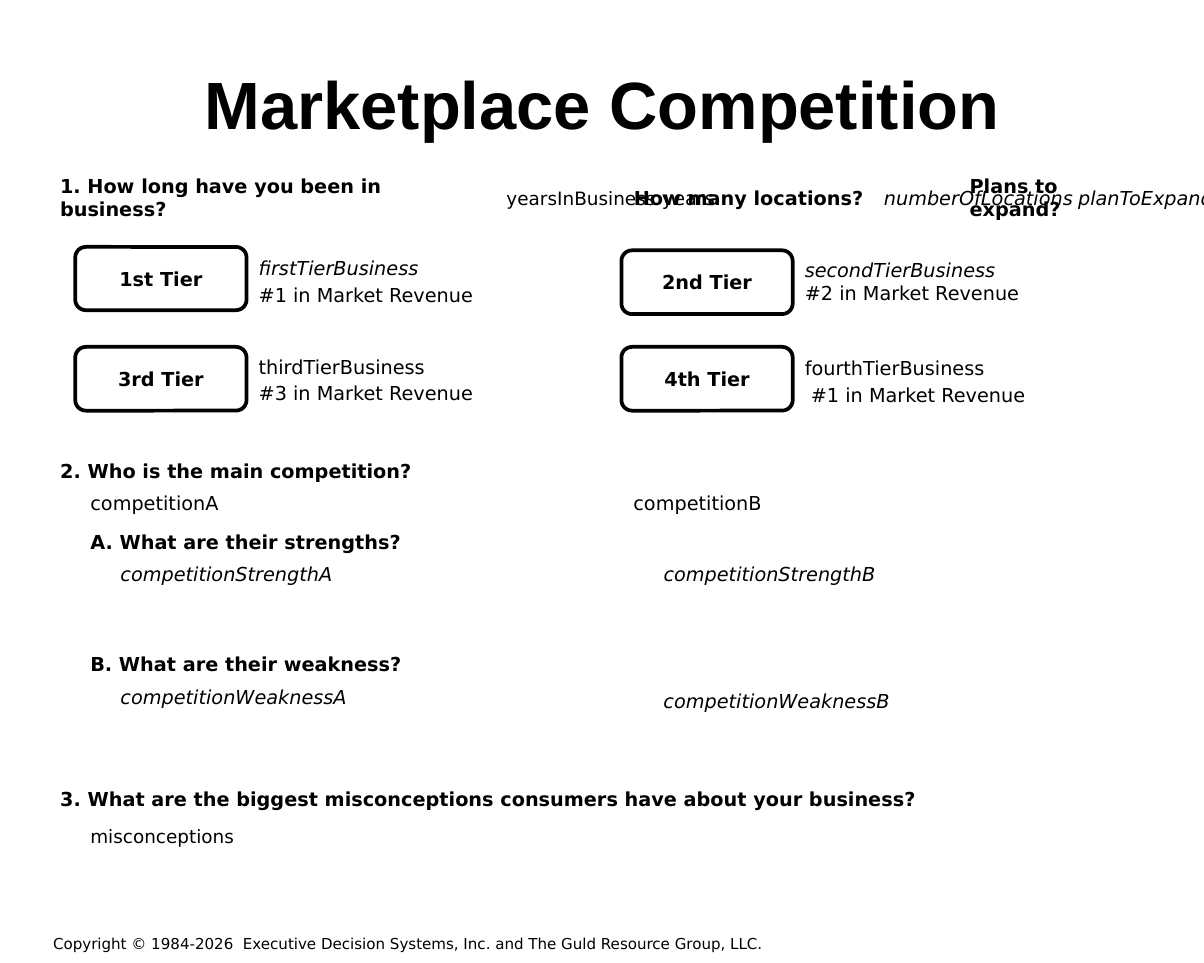
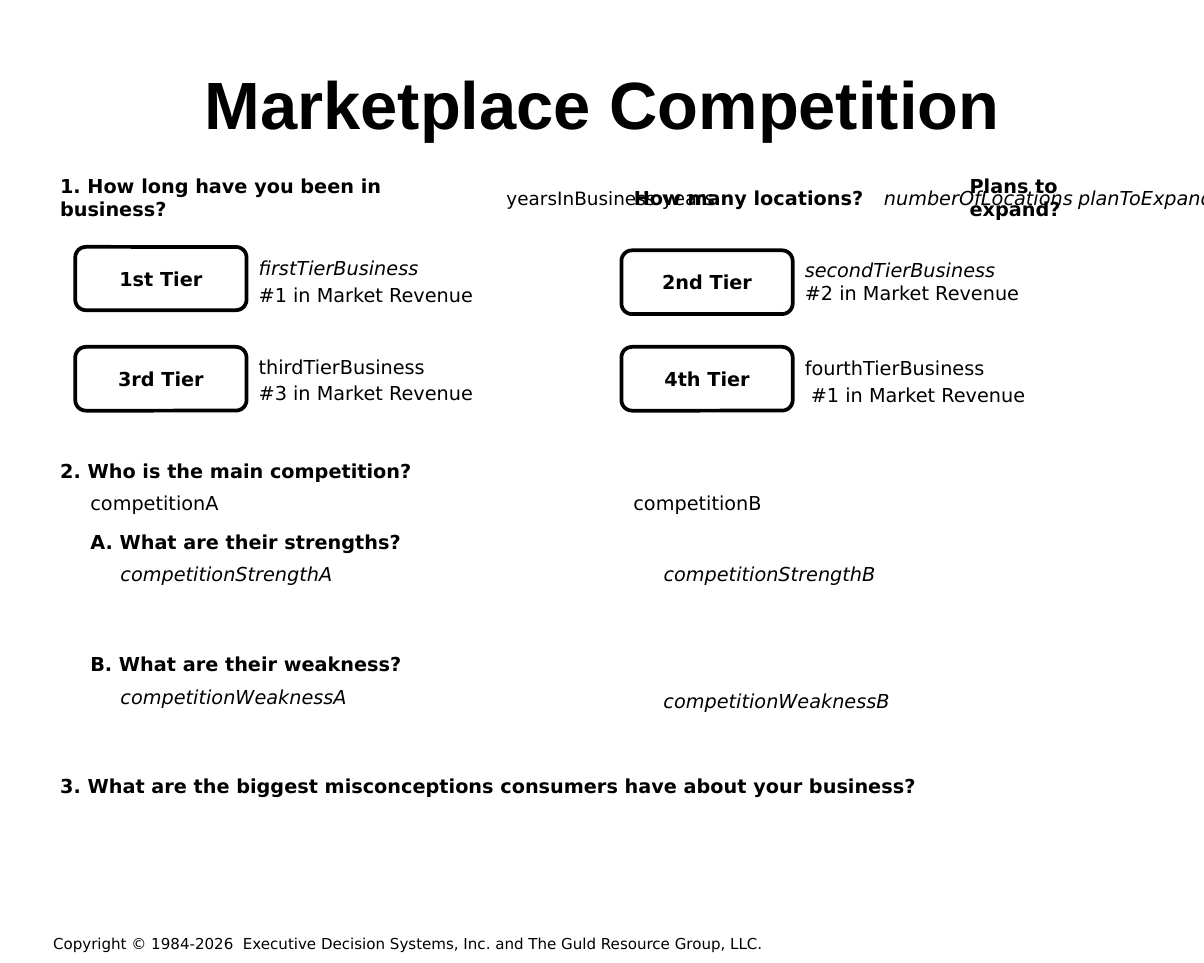
Before and after one commit to hintonandrew510/wizardfrontend, a slide deck: slide 3 of mavenprojectSCR/src/main/resources/powerpointtemplate/tvTemplate.pptx. Drawn at 1204x963 pixels with LibreOffice and Linux fonts; fonts in the diff are those of the drawing; background and template pictures are left out. Boxes give left, top, right and bottom in pixels: in the first picture for what was removed or moved away, otherwise in the second. Text is boxed around its words. In the diff, an @@ line names an element or a change of style, - is before the commit and + after.

```diff
--- a/mavenprojectSCR/src/main/resources/powerpointtemplate/tvTemplate.pptx
+++ b/mavenprojectSCR/src/main/resources/powerpointtemplate/tvTemplate.pptx
@@ text "3. What are the biggest ...": place and size @@
-text "3. What are the biggest ..." at [60,791,915,810]
+text "3. What are the biggest ..." at [60,778,915,797]
@@ text removed at [90,829,234,847] @@
-misconceptions
```
Also in this commit, not shown: 2 other slides changed, 11 other files.
